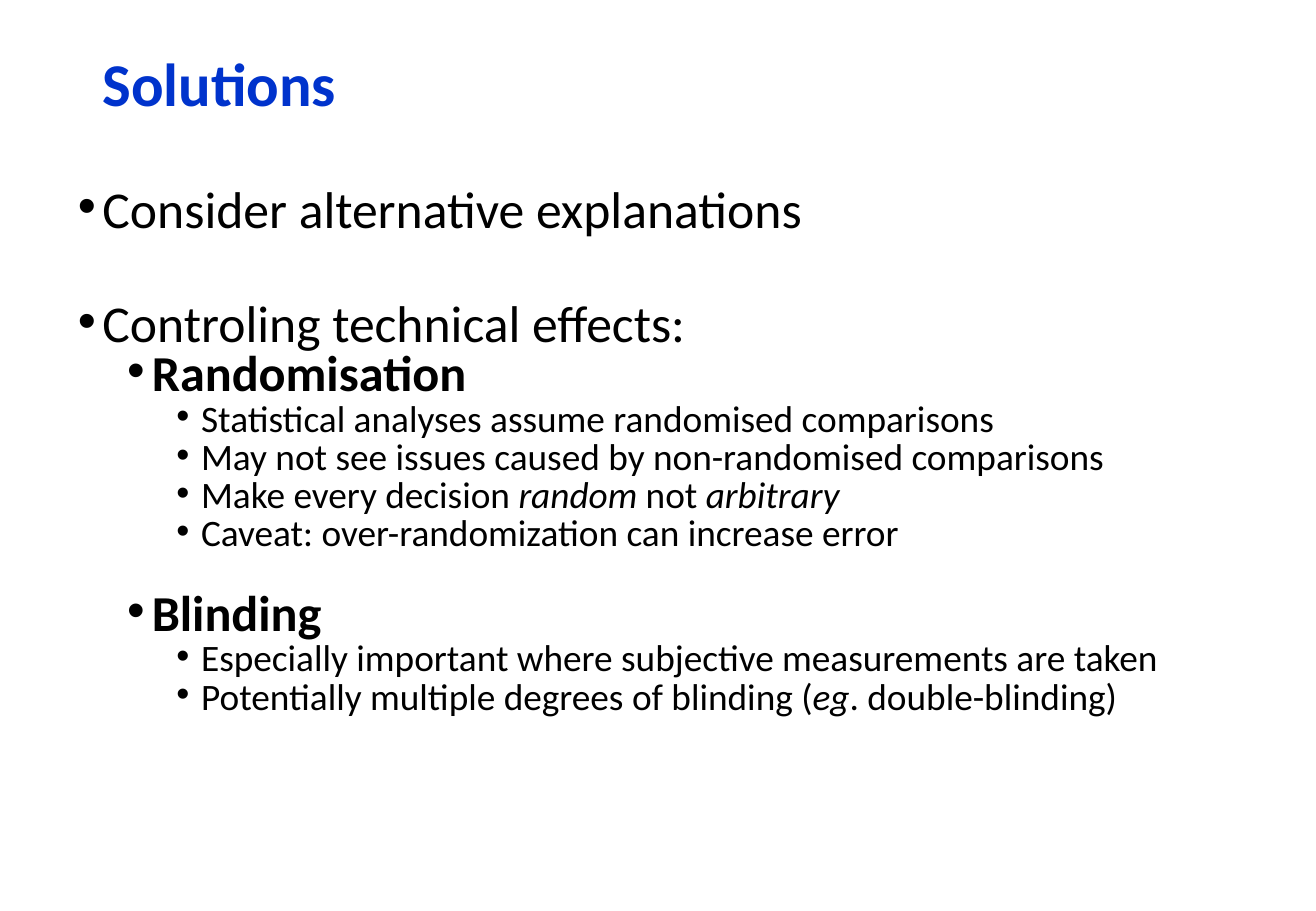
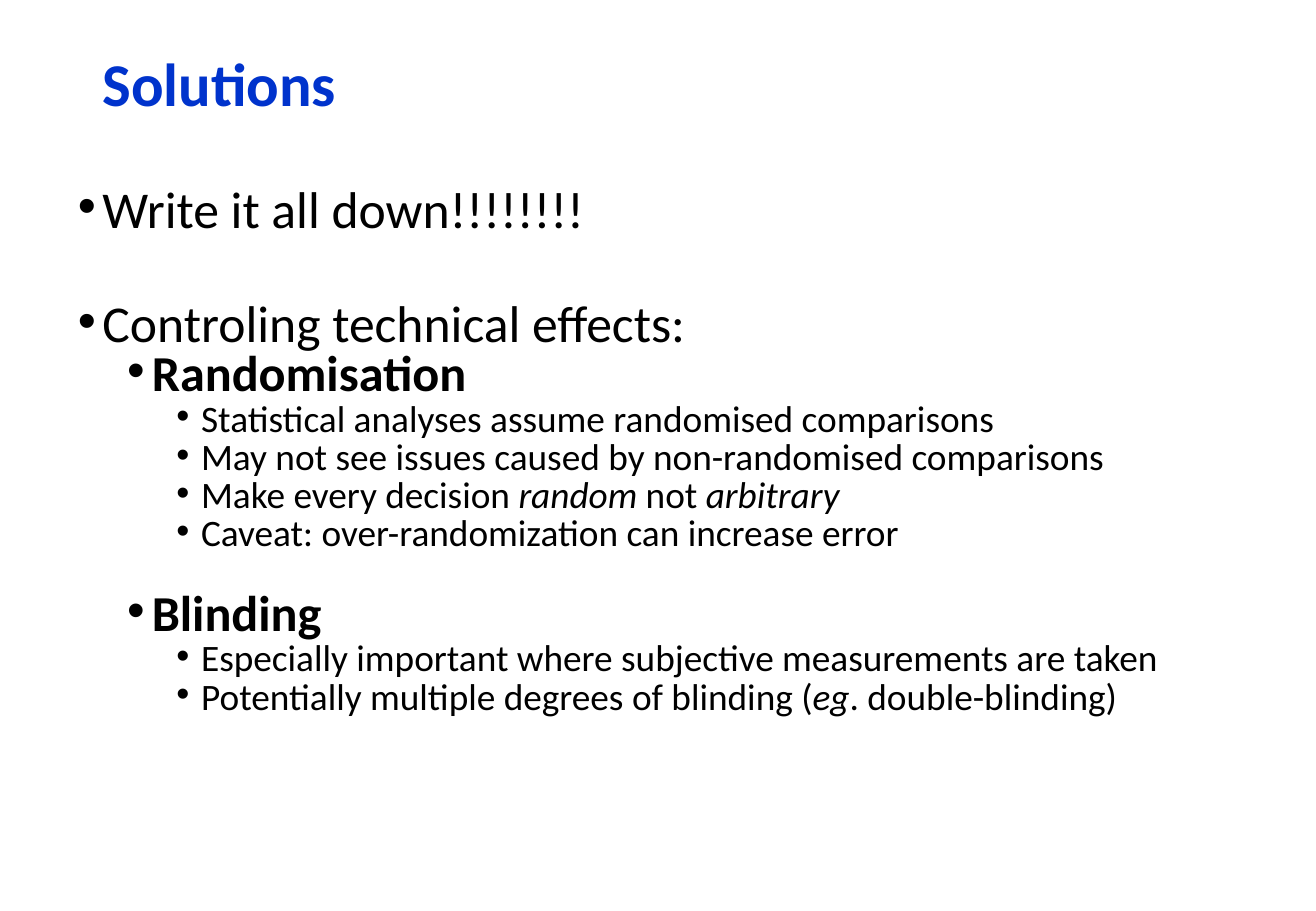
Before and after one commit to bioinformatics-core-shared-training/RNAseq_November_2020_remote, a slide deck: slide 10 of additional_scripts/ExperimentalDesignCourse_Edwards_19-11-2020.pptx. Drawn at 1316x911 pixels with LibreOffice and Linux fonts; fonts in the diff are those of the drawing. Boxes give left, top, right and bottom in pixels: in the first picture for what was removed or moved away, otherwise in the second. Text is boxed around its words. In the diff, an @@ line names an element or a change of style, - is before the commit and + after.

```diff
--- a/additional_scripts/ExperimentalDesignCourse_Edwards_19-11-2020.pptx
+++ b/additional_scripts/ExperimentalDesignCourse_Edwards_19-11-2020.pptx
@@ text at box(102, 192, 584, 229): text changed @@
-• Consider alternative explanations
+• Write it all down!!!!!!!!
```
Also in this commit, not shown: 3 other slides changed.
